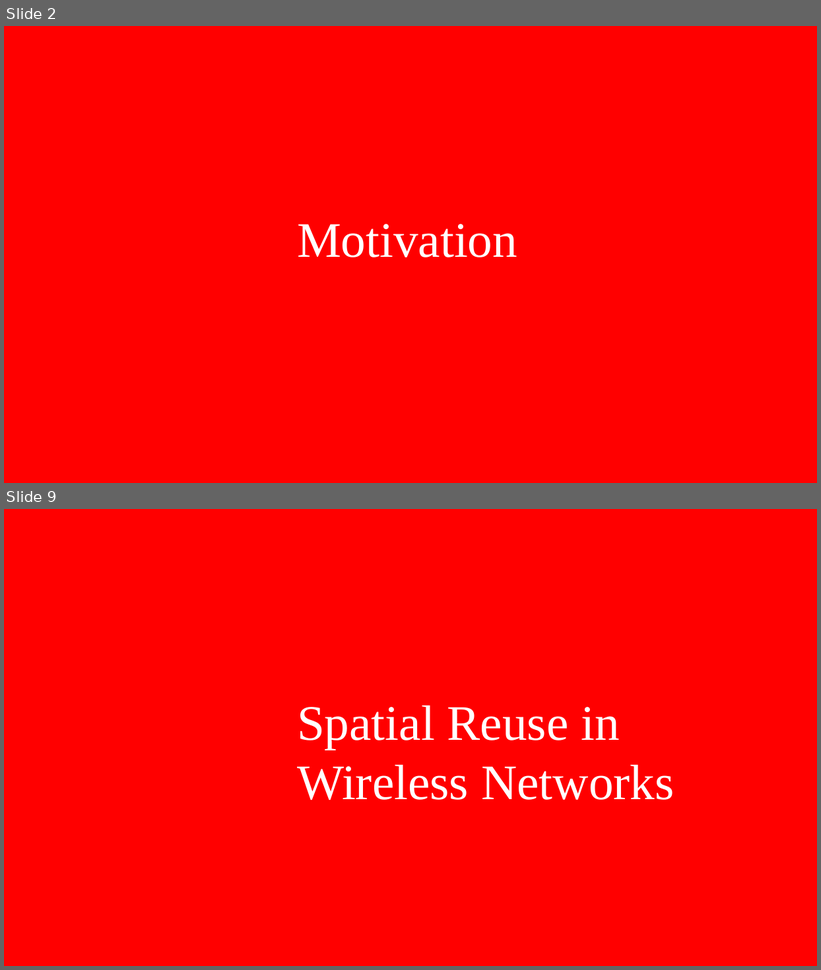
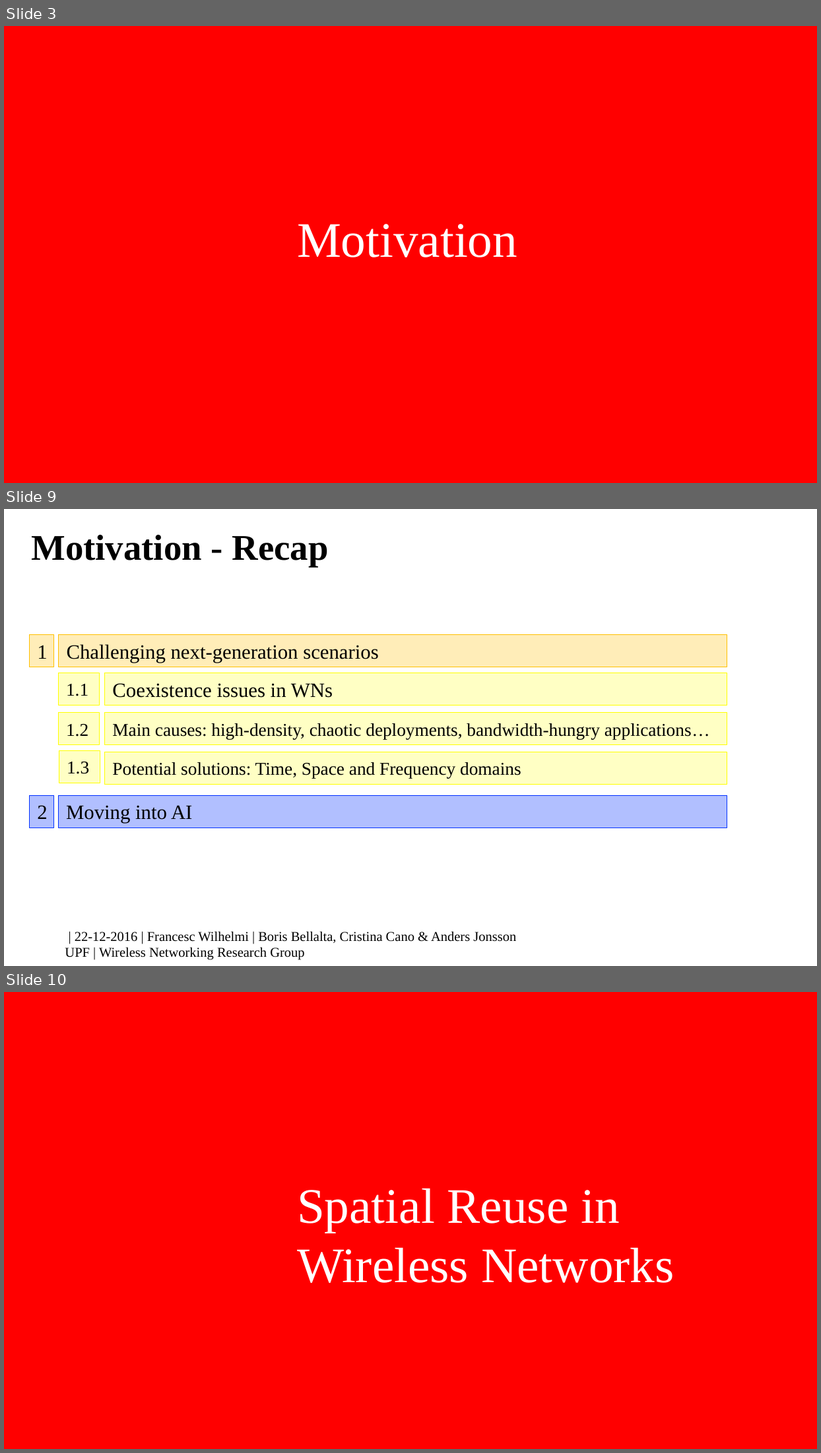
Before and after one commit to BelmY/thesis_proposal, a slide deck: Presentation/thesis_proposal.pptx. Shown one above the other, each under a label of ours: slides 2 and 9 before the commit, slides 3, 9 and 10 after it; the slides between them are not shown. The pictures are 821x970 and 821x1453 pixels, drawn with LibreOffice and Linux fonts; fonts in the diff are those of the drawing; background and template pictures are left out. Boxes give left, top, right and bottom in pixels: in the first picture for what was removed or moved away, otherwise in the second. Text is boxed around its words. In the diff, an @@ line names an element or a change of style, - is before the commit and + after.

Commit message:
Reviewed version (Boris)

```diff
--- a/Presentation/thesis_proposal.pptx
+++ b/Presentation/thesis_proposal.pptx
@@ slide 9 added at bbox=[4, 509, 817, 966], background #FFFFFF @@
@@ title added at bbox=[31, 535, 329, 567], 32 pt, text #000000, bold @@
+Motivation - Recap
@@ rectangle added at bbox=[29, 635, 54, 667], fill #FFC000 at 28% opacity, outline #FFC000 0.25 pt, 18 pt, text #000000 @@
+1
@@ rectangle added at bbox=[59, 635, 727, 667], fill #FFC000 at 28% opacity, outline #FFC000 0.25 pt, 18 pt, text #000000 @@
+Challenging next-generation scenarios
@@ rectangle added at bbox=[59, 673, 99, 705], fill #FFFF00 at 23% opacity, outline #FFFF00 0.25 pt, 16 pt, text #000000 @@
+1.1
@@ rectangle added at bbox=[105, 673, 727, 706], fill #FFFF00 at 23% opacity, outline #FFFF00 0.25 pt, 18 pt, text #000000 @@
+Coexistence issues in WNs
@@ rectangle added at bbox=[59, 713, 99, 746], fill #FFFF00 at 23% opacity, outline #FFFF00 0.25 pt, 16 pt, text #000000 @@
+1.2
@@ rectangle added at bbox=[105, 713, 727, 746], fill #FFFF00 at 23% opacity, outline #FFFF00 0.25 pt, 16 pt, text #000000 @@
+Main causes: high-density, chaotic deployments, bandwidth-hungry applications…
@@ rectangle added at bbox=[59, 751, 99, 783], fill #FFFF00 at 23% opacity, outline #FFFF00 0.25 pt, 16 pt, text #000000 @@
+1.3
@@ rectangle added at bbox=[105, 752, 727, 785], fill #FFFF00 at 23% opacity, outline #FFFF00 0.25 pt, 16 pt, text #000000 @@
+Potential solutions: Time, Space and Frequency domains
@@ rectangle added at bbox=[29, 795, 54, 828], fill #0432FF at 31% opacity, outline #0432FF 0.25 pt, 18 pt, text #000000 @@
+2
@@ rectangle added at bbox=[59, 795, 727, 828], fill #0432FF at 31% opacity, outline #0432FF 0.25 pt, 18 pt, text #000000 @@
+Moving into AI
@@ text added at bbox=[65, 931, 516, 960], 12 pt, text #000000 @@
+| 22-12-2016 | Francesc Wilhelmi | Boris Bellalta, Cristina Cano & Anders Jonsson
+UPF | Wireless Networking Research Group
@@ what was slide 2 is now slide 3 @@
@@ what was slide 9 is now slide 10 @@
```
Also in this commit, not shown: 4 slides changed, 25 other slides added, 11 slides removed, 27 other files.
